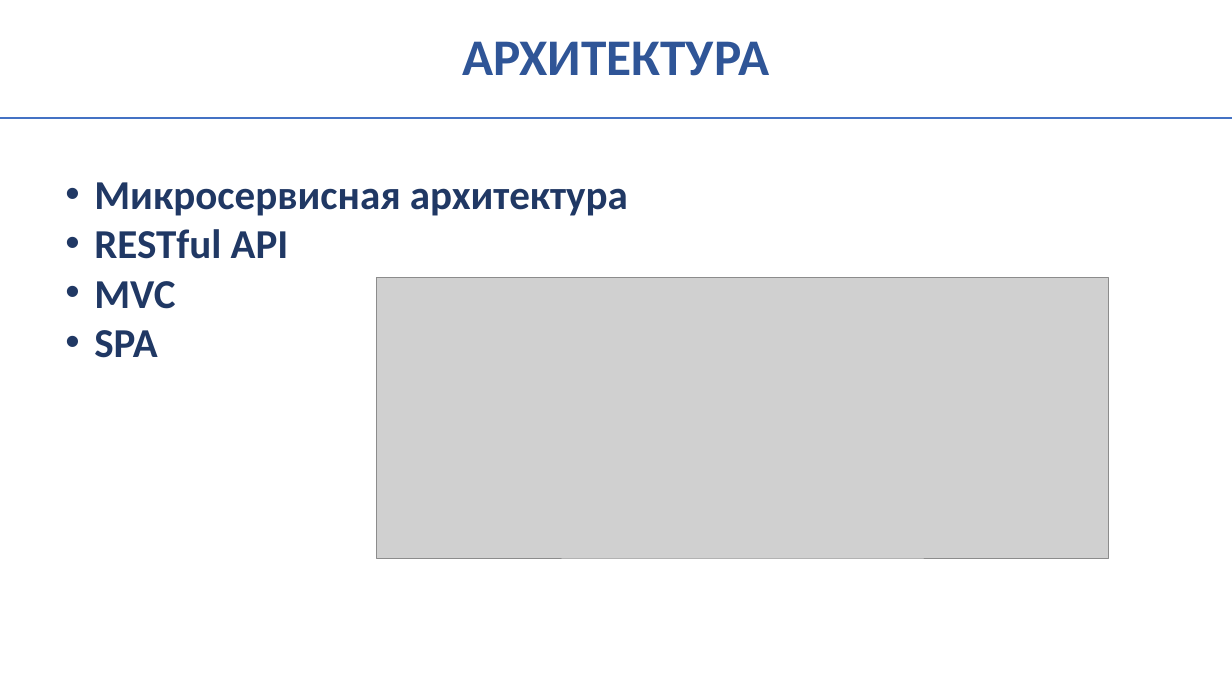
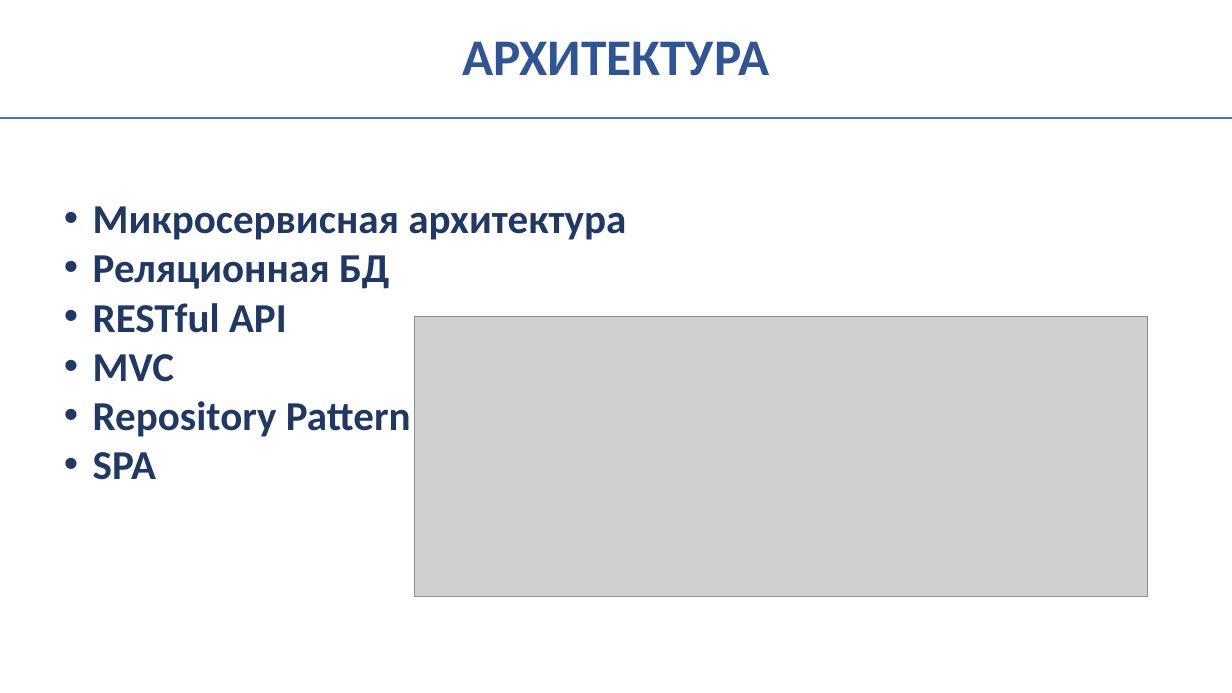
Before and after one commit to LeOneMoe/auto-credit, a slide deck: slide 6 of docs/Presentation.pptx. Drawn at 1232x693 pixels with LibreOffice and Linux fonts; fonts in the diff are those of the drawing; grey boxes stand for pictures. Boxes give left, top, right and bottom in pixels: in the first picture for what was removed or moved away, otherwise in the second. Text is boxed around its words. In the diff, an @@ line names an element or a change of style, - is before the commit and + after.

```diff
--- a/docs/Presentation.pptx
+++ b/docs/Presentation.pptx
@@ text "Микросервисная архитектура": place and size @@
-text "Микросервисная архитектура" at [94,182,628,358]
+text "Микросервисная архитектура" at [93,206,626,480]
@@ text at [93,255,389,289]: paragraph added @@
+• Реляционная БД
@@ picture: place and size @@
-picture at [377,278,1110,558]
+picture at [415,317,1148,597]
@@ text at [93,401,411,437]: paragraph added @@
+• Repository Pattern
```
Also in this commit, not shown: 1 other slide changed, 5 slides added, 6 other files.
